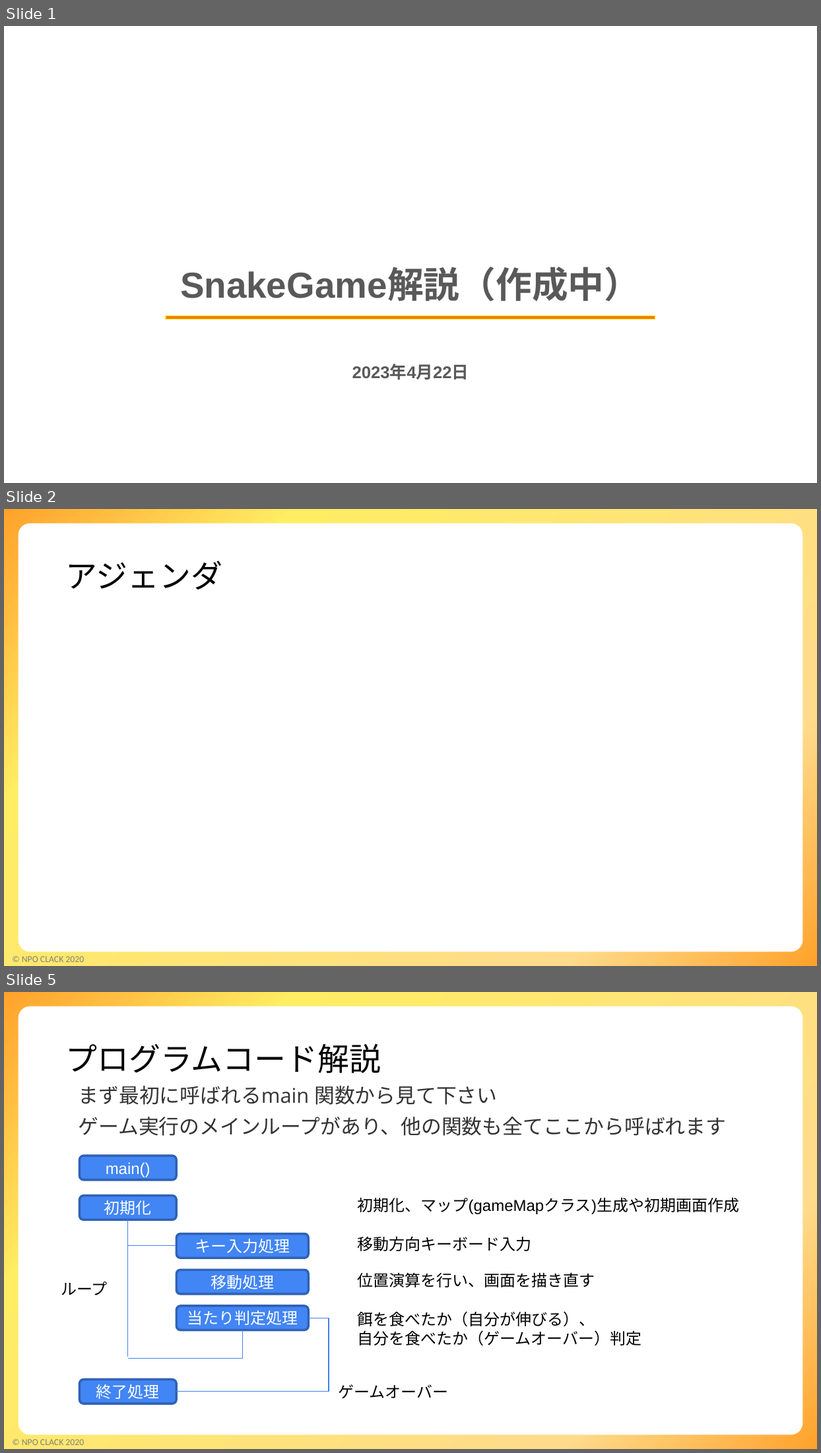
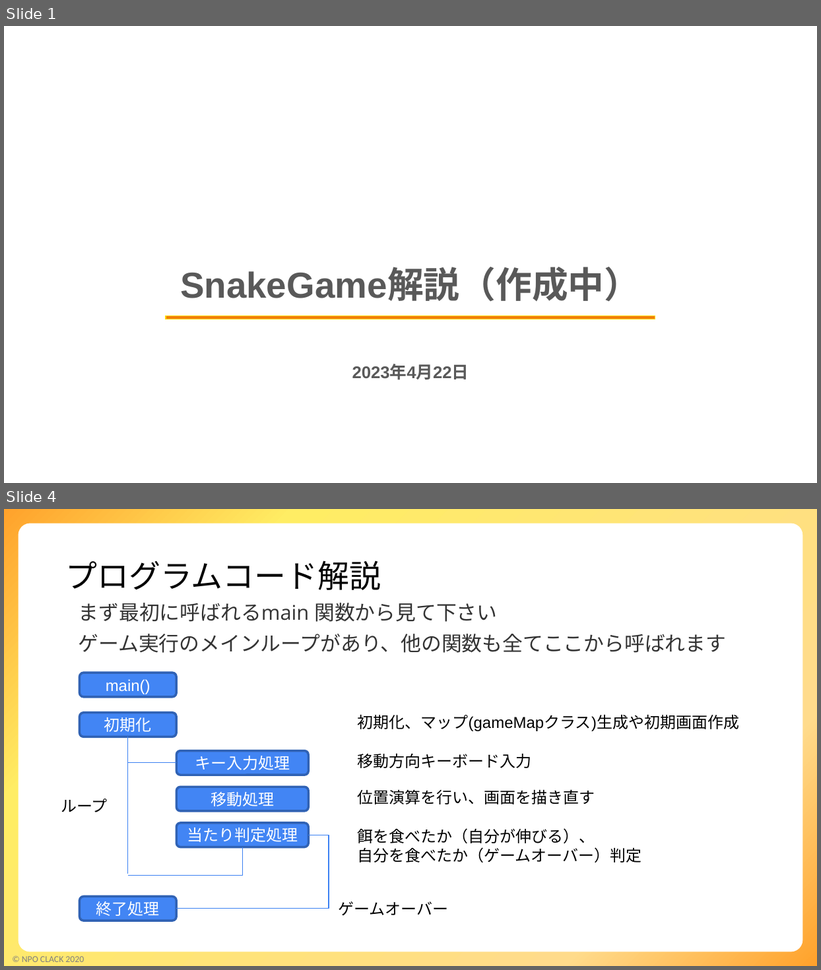
Before and after one commit to kinta2kunte/SnameGame, a slide deck: SnakeGame解説.pptx. Shown one above the other, each under a label of ours: slides 1, 2 and 5 before the commit, slides 1 and 4 after it; the slides between them are not shown. The pictures are 821x1453 and 821x970 pixels, drawn with LibreOffice and Linux fonts; fonts in the diff are those of the drawing; background and template pictures are left out. Boxes give left, top, right and bottom in pixels: in the first picture for what was removed or moved away, otherwise in the second. Text is boxed around its words. In the diff, an @@ line names an element or a change of style, - is before the commit and + after.

```diff
--- a/SnakeGame解説.pptx
+++ b/SnakeGame解説.pptx
@@ slide 2 removed at <box>4,509,817,966</box>, background #FFFFFF; not listed: 3 template elements that a slide beside it also shows @@
@@ title removed at <box>66,560,222,590</box> @@
-アジェンダ
@@ what was slide 5 is now slide 4 @@
```
Also in this commit, not shown: 7 slides changed, 1 other file.
